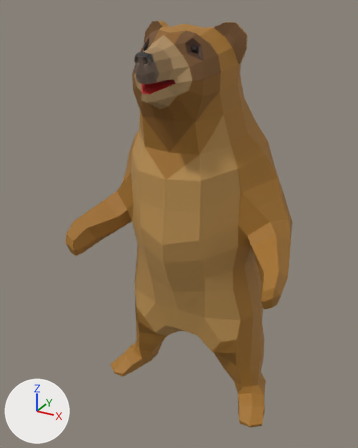
The FBX model Assets/Models/Bear/Bear@RISE_01.FBX as it was, and as the next commit left it.
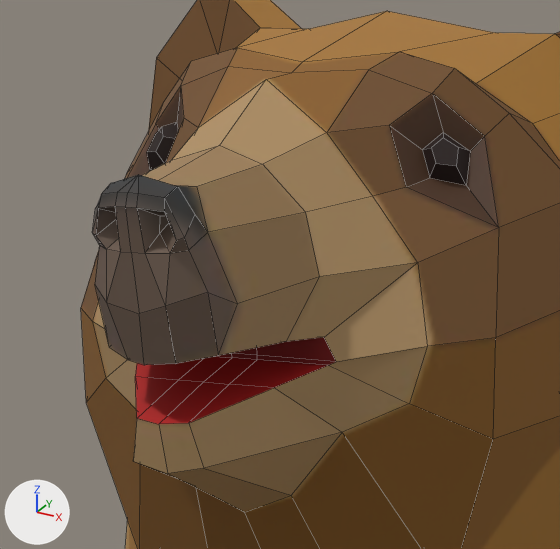
Old and new are each drawn whole from a 50 mm camera at (1.752, -3.38, 3.387) aimed at (-0.099, -0.015, 1.705) and again close up on the part from 33% to 60% of the width and 5% to 26% of the height. The axes (+X, +Y, +Z) are drawn at lower left. The lights are the same throughout. The close-ups show mesh edges as thin lines. Where no turn or scale is listed for an object, it has been applied to the vertices.

The scene before the commit, as lines of its bpy script (objects in view):
```python
me_mesh = bpy.data.meshes.new('Mesh')
me_mesh.from_pydata(...)  # 533 vertices, 548 faces; spans x -0.95..0.95, y -0.69..0.71, z 0.0..3.29
me_mesh.materials.append(mat_bear_01)  # picture img_bear_01_jpg
ob_bear = bpy.data.objects.new('Bear', me_mesh)
ob_bear.location = (0.0, 0.0, 0.0)
```
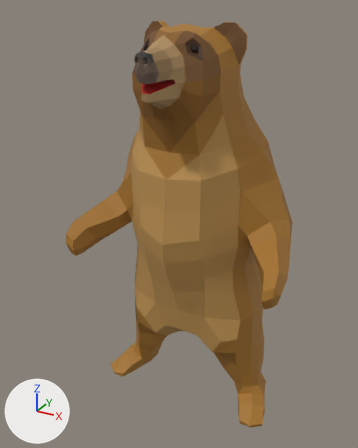
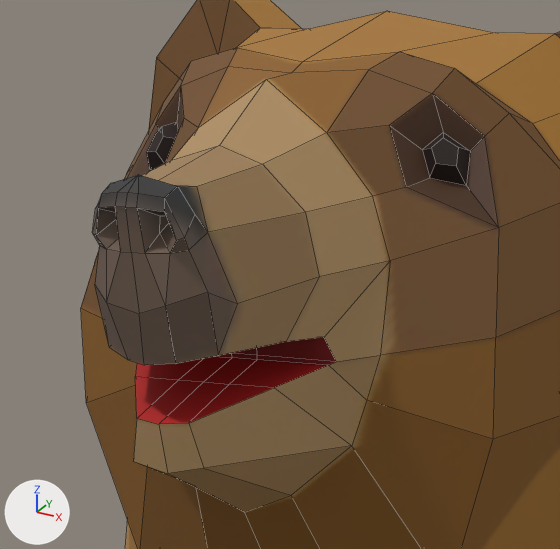
Location of each change, [x1, y1, x2, y2] in pixels of the close-ups (560 x 549 px; the box of a moved part takes in the faces that stretch with it):
part 1 of me_mesh, moved or reshaped: [81, 187, 499, 549] in both

Diff of the bpy script that builds the scene:
```diff
--- a/Assets/Models/Bear/Bear@RISE_01.FBX.py
+++ b/Assets/Models/Bear/Bear@RISE_01.FBX.py
@@ me_mesh @@
 me_mesh.from_pydata(...)  # 533 vertices, 548 faces; spans x -0.95..0.95, y -0.69..0.71, z 0.0..3.29
 # used by ob_bear; location = (0.0, 0.0, 0.0)
-me_mesh.vertices[162].co = (-0.2, -0.41, 3.03)
-me_mesh.vertices[179].co = (-0.22, -0.43, 2.94)  # pixel (92, 321)
-me_mesh.vertices[180].co = (-0.2, -0.44, 2.88)  # pixel (105, 378)
-me_mesh.vertices[182].co = (-0.13, -0.47, 2.85)
-me_mesh.vertices[459].co = (0.2, -0.41, 3.03)  # pixel (417, 262)
-me_mesh.vertices[476].co = (0.22, -0.43, 2.94)  # pixel (427, 346)
-me_mesh.vertices[477].co = (0.2, -0.44, 2.88)  # pixel (409, 403)
-me_mesh.vertices[480].co = (0.13, -0.47, 2.85)  # pixel (342, 432)
+# me_mesh part 1
+me_mesh.vertices[162].co = (-0.16, -0.41, 3.03)
+me_mesh.vertices[179].co = (-0.16, -0.43, 2.93)
+me_mesh.vertices[180].co = (-0.15, -0.44, 2.88)
+me_mesh.vertices[182].co = (-0.13, -0.45, 2.83)
+me_mesh.vertices[459].co = (0.16, -0.41, 3.03)  # pixel (390, 260)
+me_mesh.vertices[476].co = (0.16, -0.43, 2.93)  # pixel (380, 355)
+me_mesh.vertices[477].co = (0.15, -0.44, 2.88)  # pixel (366, 400)
+me_mesh.vertices[480].co = (0.13, -0.45, 2.83)  # pixel (351, 445)
 me_mesh.materials.append(mat_bear_01)
```
